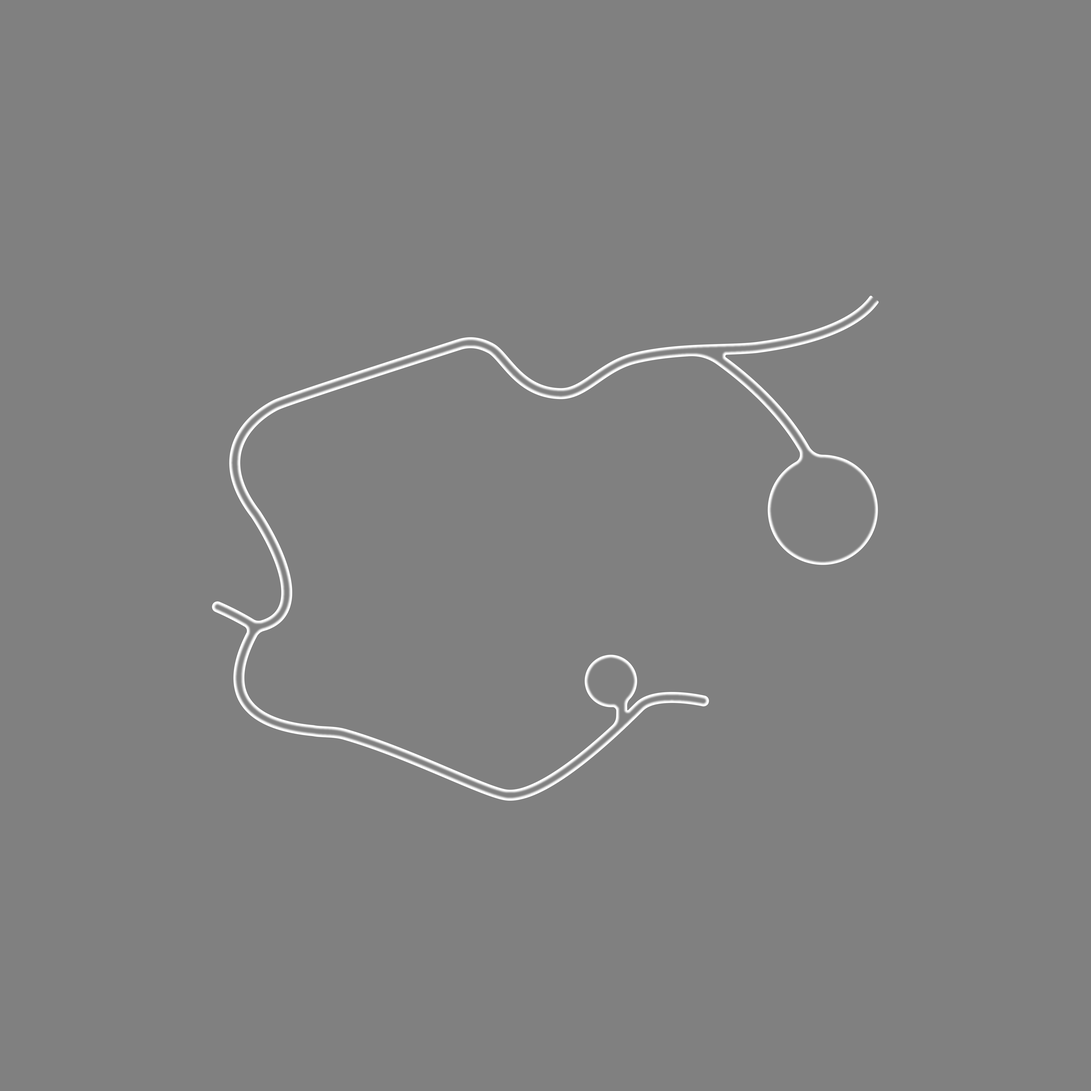
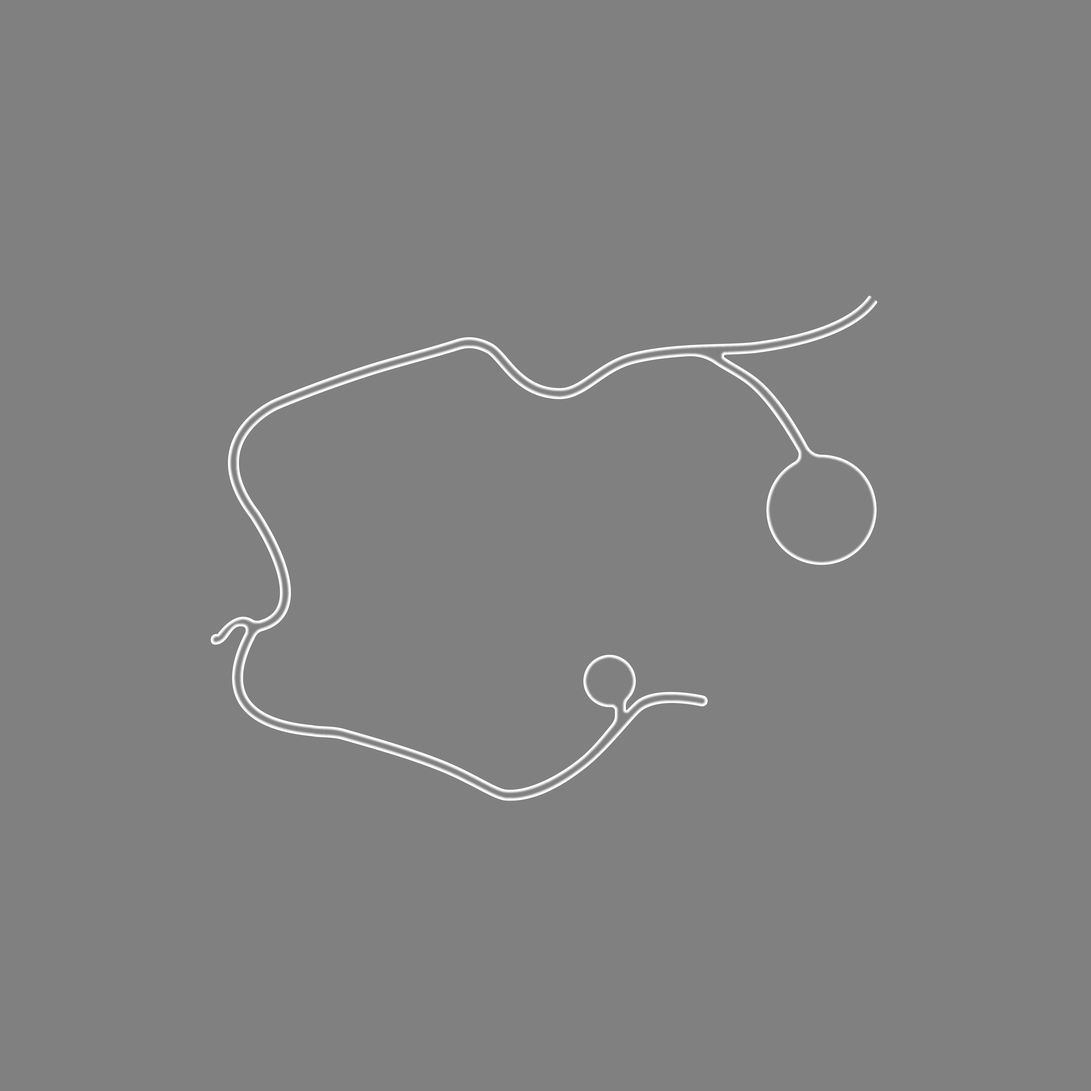
Comparing the layer stacks of the two 1091x1091 images. Changes:
painted on "Vector Smart Object" over [210, 295, 880, 802]
